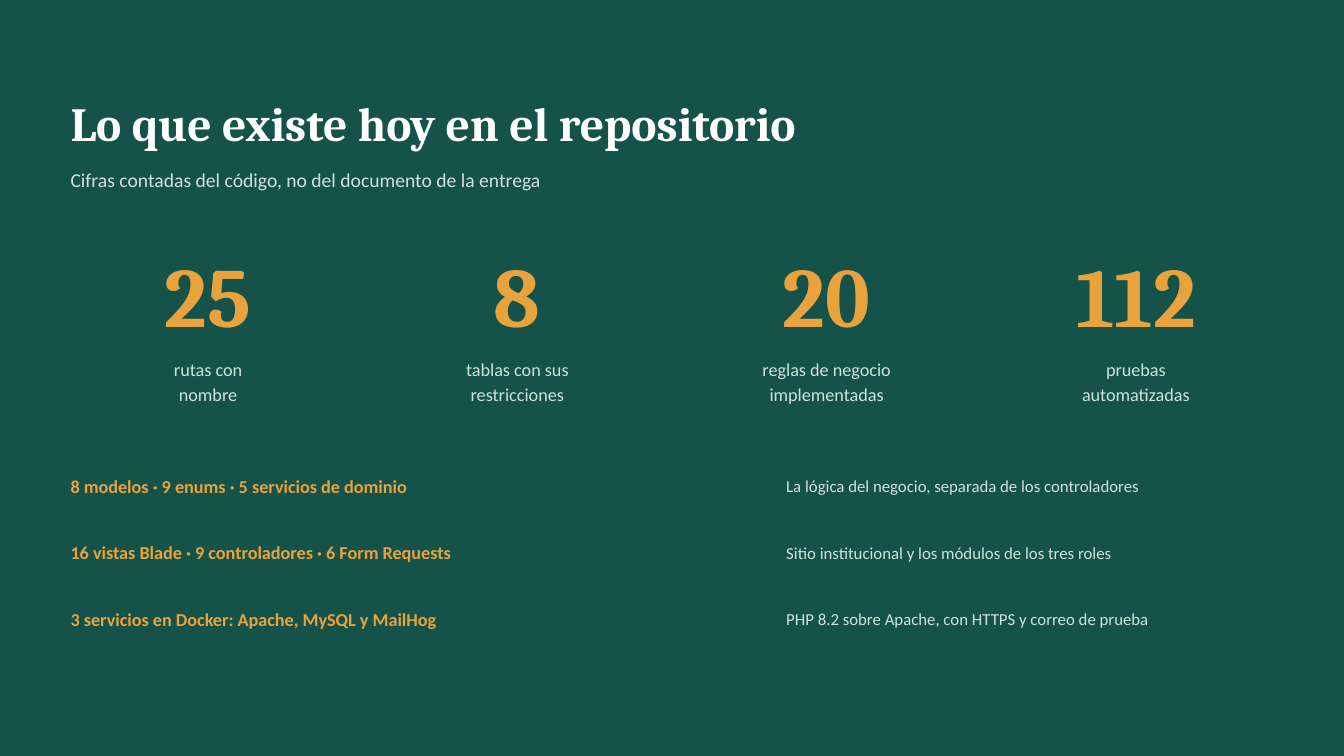
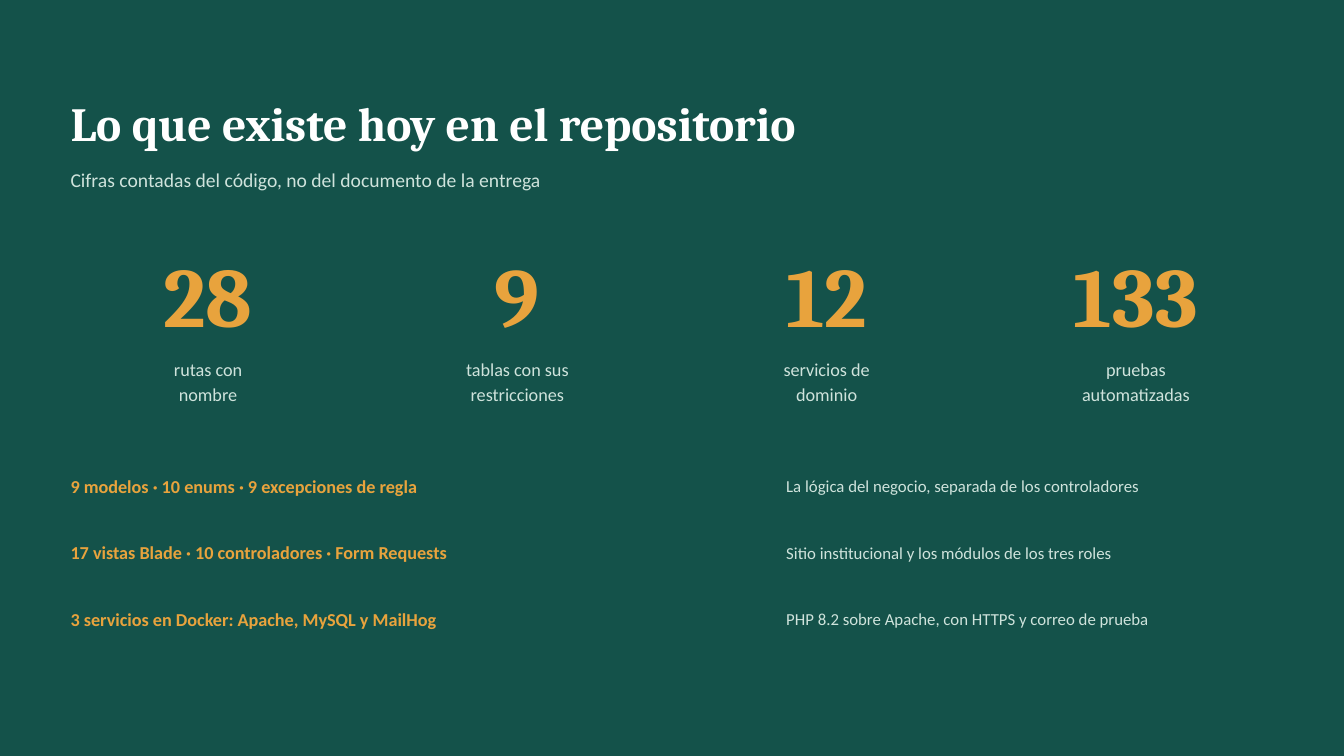
Before and after one commit to BrahamsCode/VetPetSurco, a slide deck: slide 7 of docs/presentacion/Paso1_IdentificarLaNecesidad.pptx. Drawn at 1344x756 pixels with LibreOffice and Linux fonts; fonts in the diff are those of the drawing. Boxes give left, top, right and bottom in pixels: in the first picture for what was removed or moved away, otherwise in the second. Text is boxed around its words. In the diff, an @@ line names an element or a change of style, - is before the commit and + after.

```diff
--- a/docs/presentacion/Paso1_IdentificarLaNecesidad.pptx
+++ b/docs/presentacion/Paso1_IdentificarLaNecesidad.pptx
@@ text at bbox=[163, 270, 252, 328]: text changed @@
-25
+28
@@ text at bbox=[495, 270, 540, 328]: text changed @@
-8
+9
@@ text at bbox=[786, 270, 867, 327]: text changed @@
-20
+12
@@ text at bbox=[1074, 270, 1198, 328]: text changed @@
-112
+133
@@ text at bbox=[784, 363, 870, 401]: text changed @@
-reglas de negocio
-implementadas
+servicios de
+dominio
@@ text at bbox=[71, 480, 417, 496]: text changed @@
-8 modelos · 9 enums · 5 servicios de dominio
+9 modelos · 10 enums · 9 excepciones de regla
@@ text at bbox=[71, 546, 447, 562]: text changed @@
-16 vistas Blade · 9 controladores · 6 Form Requests
+17 vistas Blade · 10 controladores · Form Requests
```
Also in this commit, not shown: 6 other slides changed.
